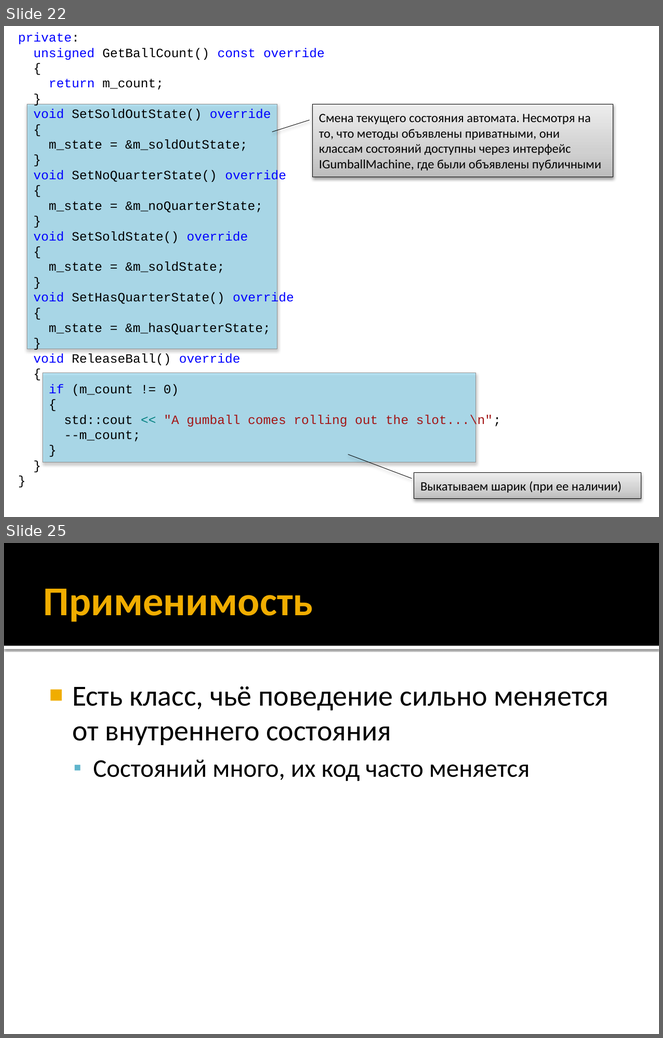
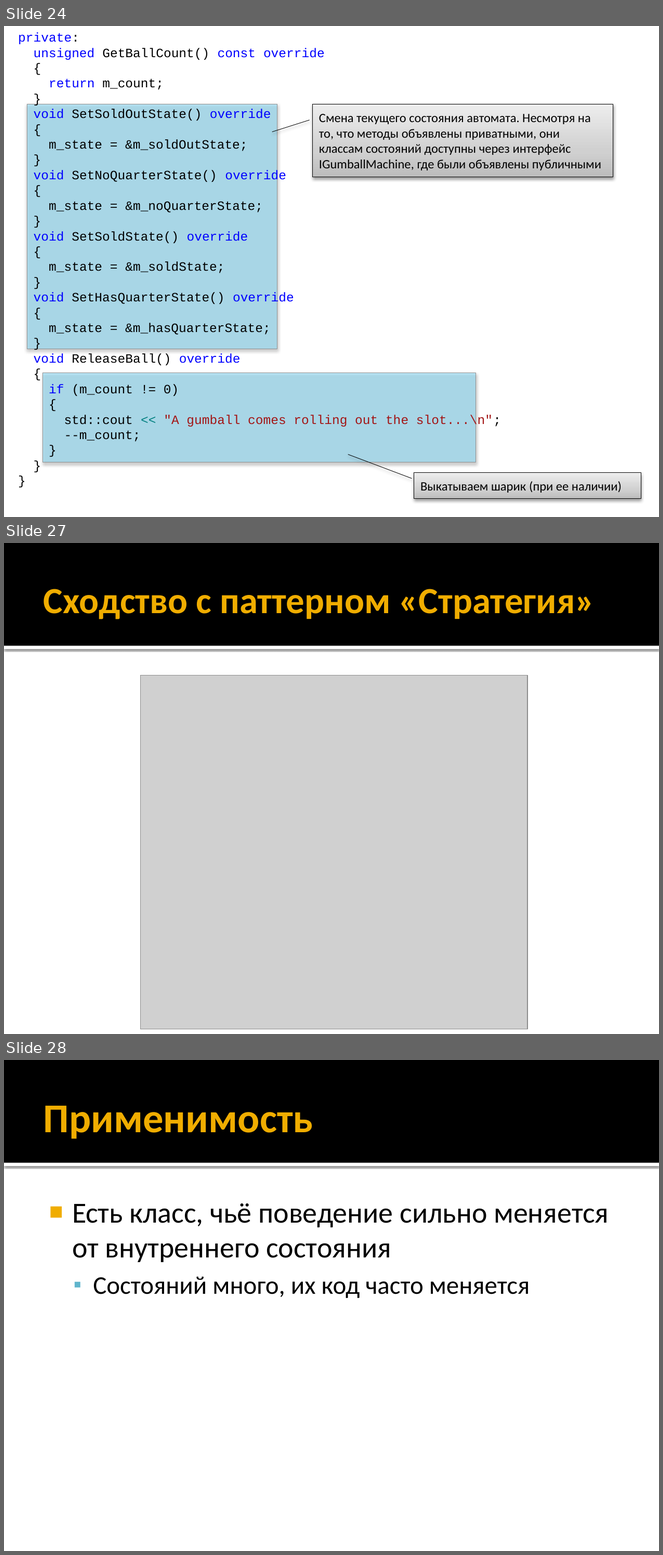
Before and after one commit to alexey-malov/ood, a slide deck: lectures/11.state/state.pptx. Shown one above the other, each under a label of ours: slides 22 and 25 before the commit, slides 24, 27 and 28 after it; the slides between them are not shown. The pictures are 663x1038 and 663x1555 pixels, drawn with LibreOffice and Linux fonts; fonts in the diff are those of the drawing; grey boxes stand for pictures. Boxes give left, top, right and bottom in pixels: in the first picture for what was removed or moved away, otherwise in the second. Text is boxed around its words. In the diff, an @@ line names an element or a change of style, - is before the commit and + after.

```diff
--- a/lectures/11.state/state.pptx
+++ b/lectures/11.state/state.pptx
@@ slide 27 added at (4, 543, 659, 1034), background #FFFFFF; not listed: 2 template elements that a slide beside it also shows @@
@@ title added at (44, 589, 595, 619), 40.5 pt, text #F0AD00, bold @@
+Сходство с паттерном «Стратегия»
@@ picture added at (141, 676, 528, 1030) @@
@@ what was slide 22 is now slide 24 @@
@@ what was slide 25 is now slide 28 @@
```
Also in this commit, not shown: 9 slides changed, 5 other slides added, 1 other file.
